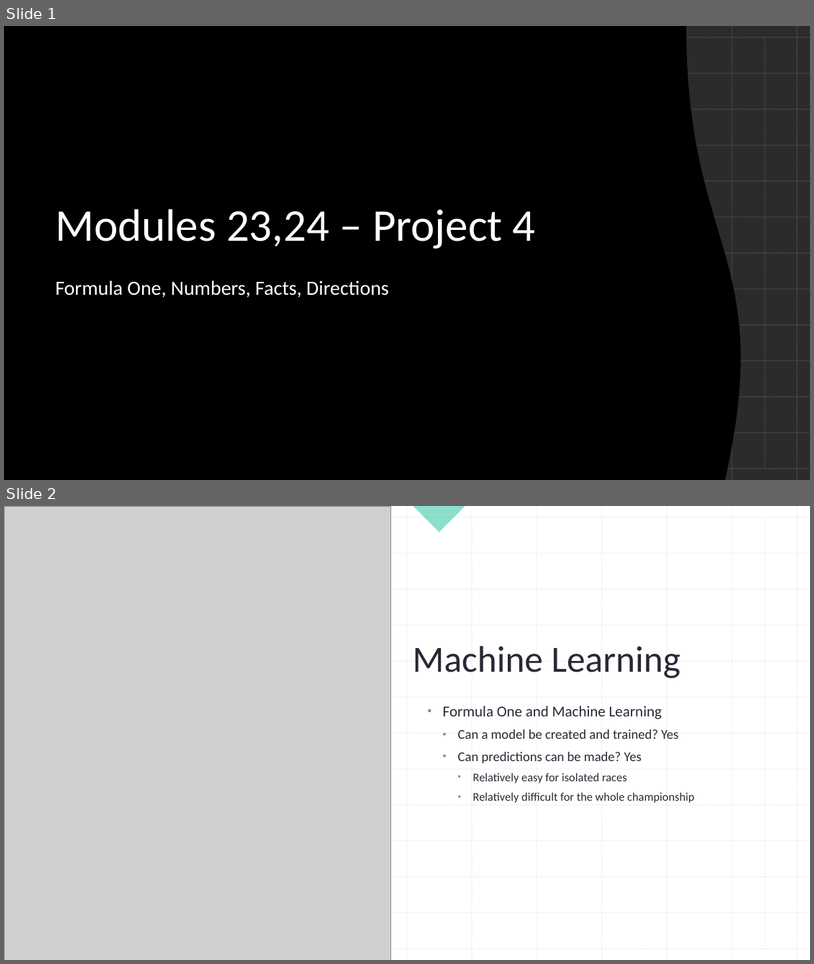
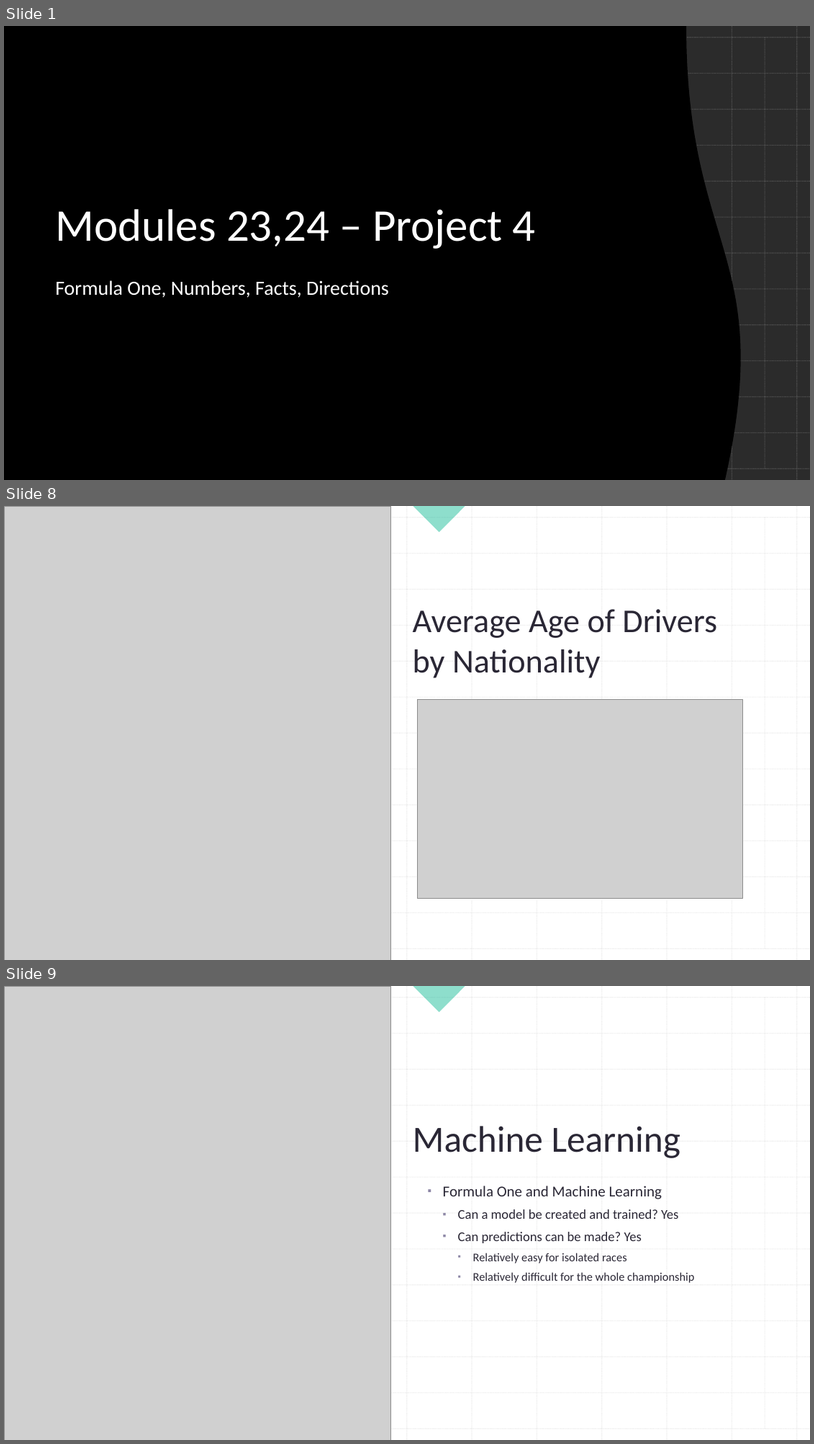
Before and after one commit to joseeneas/RB_Module_24_Project_04, a slide deck: Documents/Project 4 - Group 3 - ML .pptx. Shown one above the other, each under a label of ours: slides 1 and 2 before the commit, slides 1, 8 and 9 after it; the slides between them are not shown. The pictures are 814x964 and 814x1444 pixels, drawn with LibreOffice and Linux fonts; fonts in the diff are those of the drawing; grey boxes stand for pictures; background and template pictures are left out; a plain dark background stands for a picture behind light text. Boxes give left, top, right and bottom in pixels: in the first picture for what was removed or moved away, otherwise in the second. Text is boxed around its words. In the diff, an @@ line names an element or a change of style, - is before the commit and + after.

```diff
--- a/Documents/Project 4 - Group 3 - ML .pptx
+++ b/Documents/Project 4 - Group 3 - ML .pptx
@@ slide 8 added at <box>4,506,810,960</box>, background #FFFFFF; not listed: 27 template elements that a slide beside it also shows @@
@@ rectangle added at <box>4,506,810,960</box>, fill #FFFFFF @@
@@ picture added at <box>4,506,391,960</box> @@
@@ right triangle added at <box>413,506,466,532</box>, fill #1EBE9B at 50% opacity @@
@@ group added at <box>4,506,810,960</box>: 27 lines @@
@@ title added at <box>413,609,718,678</box>, 39.6 pt, text #2A2735 @@
+Average Age of Drivers by Nationality
@@ picture added at <box>418,700,744,898</box> @@
@@ what was slide 2 is now slide 9 @@
```
Also in this commit, not shown: 6 other slides added, 1 other file.
